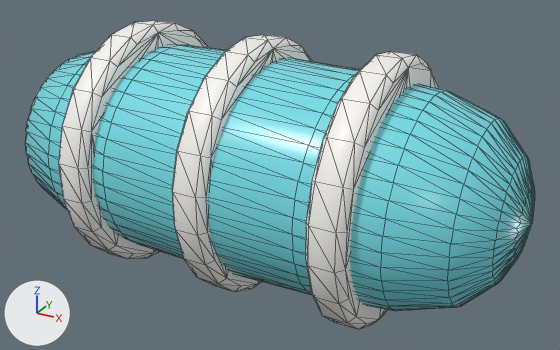
The glTF model assets/models/special_line.glb as it was, and as the next commit left it.
Camera for both pictures: a camera (50 mm lens) standing at (0.608, -1.028, 0.704) and looking at (0.036, 0.011, 0.184). The axes (+X, +Y, +Z) are drawn at lower left. The lights are the same throughout. The first picture is the older version. Mesh edges are drawn as thin lines.

Objects in the first picture: 'special_line'.
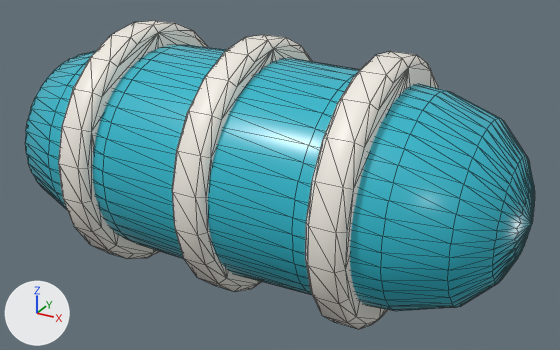
Changed parts and their boxes (x1, y1, x2, y2) in the pictures (560 x 350 px):
'special_line', recoloured: (25, 22, 534, 311) in both

The change in detail:
Material 'line_teal' (mat_line_teal) changes colour from cyan #77dde7 to cyan #2fb8cc; in linear values from (0.184, 0.722, 0.8) to (0.0284, 0.479, 0.604).
